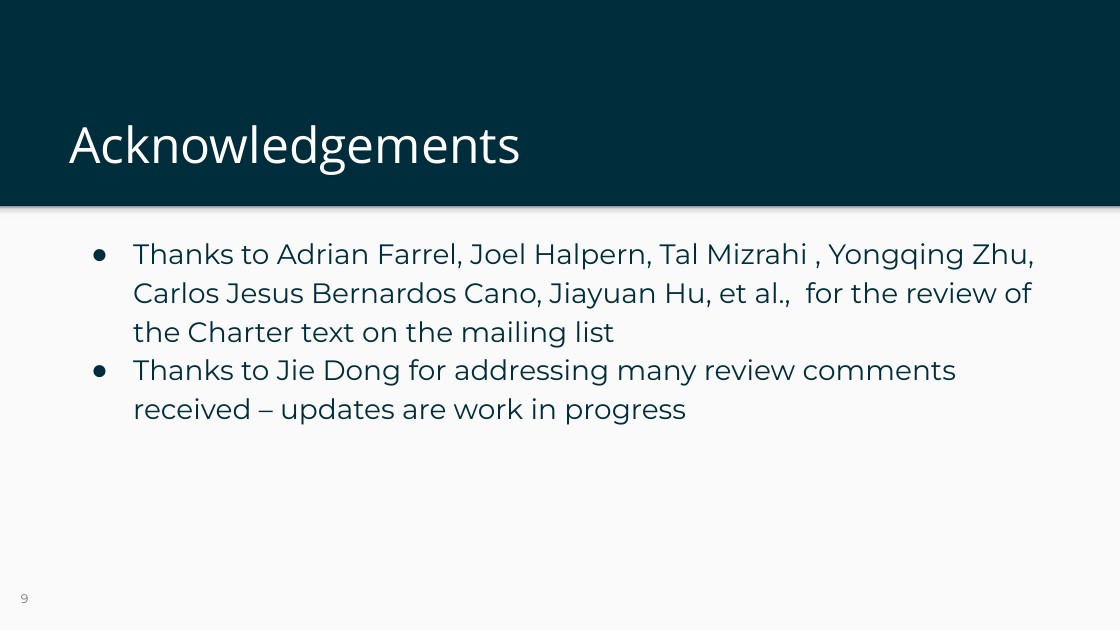
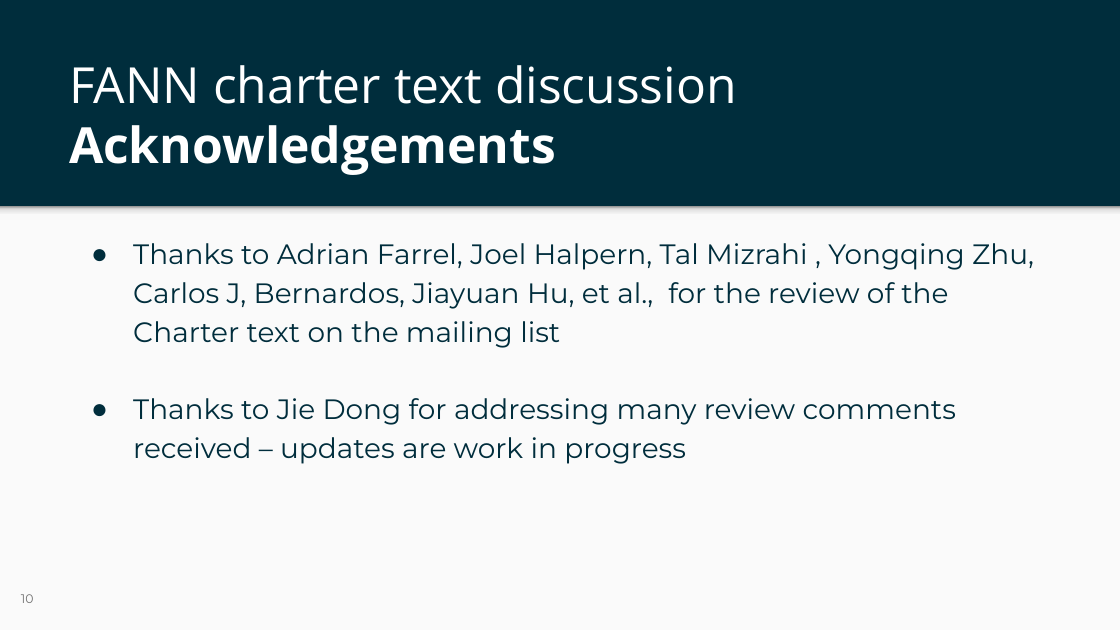
Before and after one commit to Yingzhen-ietf/FANN-charter, a slide deck: slide 10 of ietf-125-fann-slides.pptx (slide 9 before the commit). Drawn at 1120x630 pixels with LibreOffice and Linux fonts; fonts in the diff are those of the drawing; background and template pictures are left out. Boxes give left, top, right and bottom in pixels: in the first picture for what was removed or moved away, otherwise in the second. Text is boxed around its words. In the diff, an @@ line names an element or a change of style, - is before the commit and + after.

```diff
--- a/ietf-125-fann-slides.pptx
+++ b/ietf-125-fann-slides.pptx
@@ title at bbox=[69, 65, 737, 175]: text changed @@
-Acknowledgements
+FANN charter text discussion Acknowledgements
@@ text at bbox=[133, 243, 1034, 348]: text changed @@
-● Thanks to Adrian Farrel, Joel Halpern, Tal Mizrahi , Yongqing Zhu, Carlos Jesus Bernardos Cano, Jiayuan Hu, et al., for the review of the Charter text on the mailing list
+● Thanks to Adrian Farrel, Joel Halpern, Tal Mizrahi , Yongqing Zhu, Carlos J, Bernardos, Jiayuan Hu, et al., for the review of the Charter text on the mailing list
@@ page number at bbox=[21, 594, 34, 603]: text changed @@
-9
+10
```
Also in this commit, not shown: 6 other slides changed, 8 slides added.
